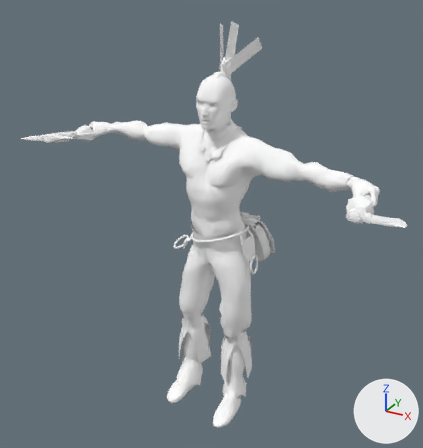
An edit to the FBX model Assets/_Ext/Video2_Source/Indian.fbx, drawn before and after from the same camera.
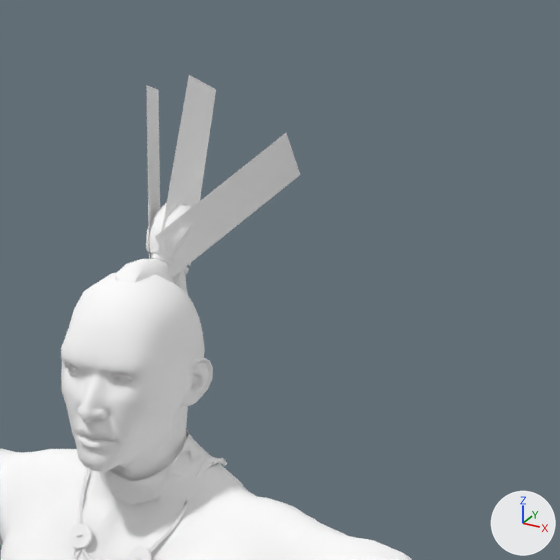
Each version appears first whole from a 50 mm camera at (1.186, -2.267, 2.009) aimed at (-0.002, -0.107, 0.929), and next in a close-up on the part from 42% to 79% of the width and 0% to 35% of the height. Every picture has the same lights, and +X, +Y and +Z are marked at lower right. Where no turn or scale is listed for an object, it has been applied to the vertices. Vertices at the same position are counted once.

Script lines for the objects in view, before the commit:
```python
me_mesh = bpy.data.meshes.new('Mesh')
me_mesh.from_pydata(...)  # 11468 vertices, 20420 faces; spans x -0.84..0.9, y -0.47..0.22, z -0.08..1.8
# faces by material slot: [12048, 8372]
me_mesh.materials.append(mat_blinn6)  # white #ffffff
me_mesh.materials.append(mat_blinn7)  # white #ffffff
ob_indian = bpy.data.objects.new('Indian', me_mesh)
ob_indian.location = (0.0, 0.0, 0.0)
```
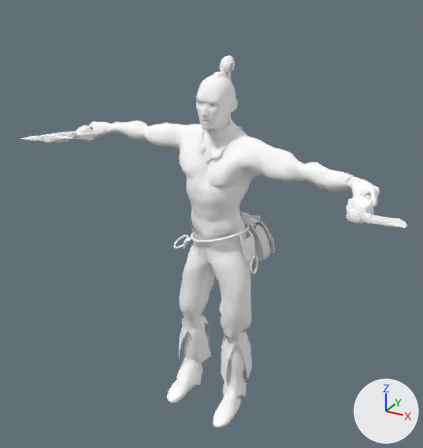
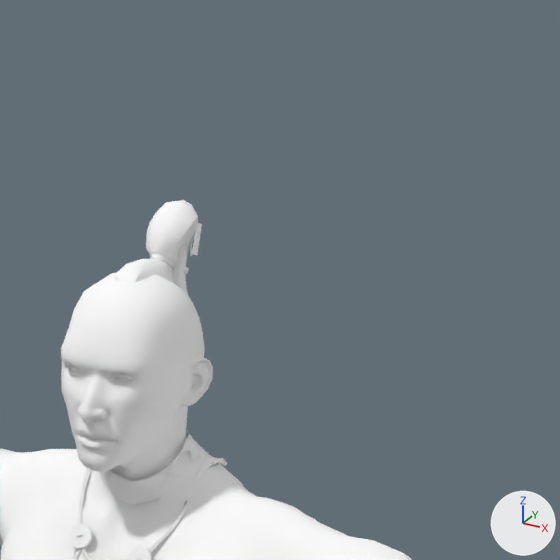
The newer file is also turned or shifted as a whole; pictures and numbers use the older file's frame.

Location of each change, (x1, y1, x2, y2) in pixels of the close-ups (560 x 560 px; the box of a moved part takes in the faces that stretch with it):
'Indian', reshaped
    before: (0, 75, 412, 560)
    after: (0, 200, 412, 560)
part 1 of me_mesh, moved or reshaped
    before: (65, 75, 300, 379)
    after: (64, 223, 202, 379)

The change, as a list of edits to the scene's bpy script:
```text
Change me_mesh:
    used by ob_indian; location = (0.0, 0.0, 0.0)
    remove me_mesh.from_pydata(...)  # 11468 vertices, 20420 faces; spans x -0.84..0.9, y -0.47..0.22, z -0.08..1.8
    add me_mesh.from_pydata(...)  # 11480 vertices, 20424 faces; spans x -0.84..0.9, y -0.47..0.22, z -0.08..1.66
    me_mesh part 1
    39 faces are deleted
    13 vertices move from x -0.05..0.11, y -0.14..0.16, z 1.49..1.8 to x -0.05..0.0, y -0.14..0.07, z 1.49..1.63
    12 vertices are added at x 0.0..0.02, y 0.05..0.07, z 1.59..1.63
    39 new faces join them, mat_blinn6 (white #ffffff)
    4 new faces join them, mat_blinn7 (white #ffffff)
```
